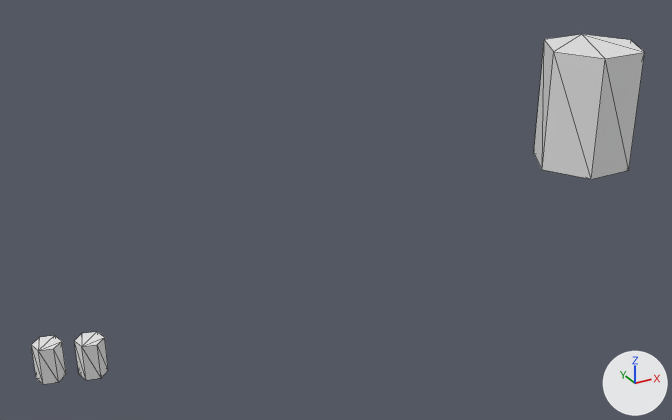
An edit to the glTF model art/roblox/kit/M066/meshes/CanvasShelter_glow_m066_glow.glb, drawn before and after from the same camera.
One viewpoint serves both versions: a camera (50 mm lens) standing at (-4.42, -9.61, 5.16) and looking at (0.76, -0.19, 0.45). Every picture has the same lights, and +X, +Y and +Z are marked at lower right. The first picture is the older version. Mesh edges are drawn as thin lines. Vertices at exactly the same position are counted once.

Objects in the first picture: 'CanvasShelter_glow_m066_glow'.
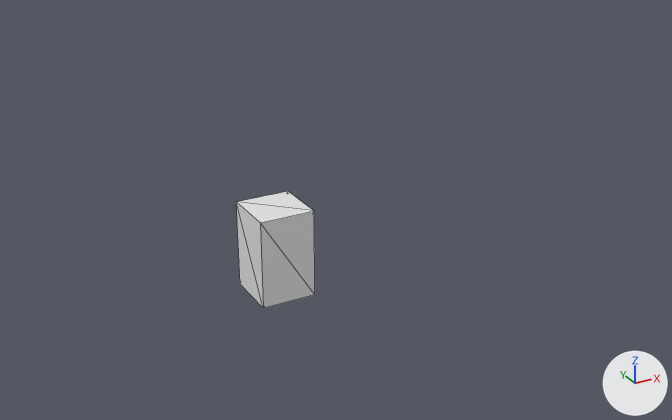
The change, as JSON lines over the scene's bpy script:
```json
{"block": "me_canvasshelter_glow_m066_glow", "where": "# used by ob_canvasshelter_glow_m066_glow; location = (0.0, 0.0, 0.0)"}
{"op": "remove", "block": "me_canvasshelter_glow_m066_glow", "code": "me_canvasshelter_glow_m066_glow.from_pydata(...)  # 36 vertices, 60 faces; spans x -2.63..2.63, y -3.35..3.35, z -2.96..2.96"}
{"op": "add", "block": "me_canvasshelter_glow_m066_glow", "code": "me_canvasshelter_glow_m066_glow.from_pydata(...)  # 8 vertices, 12 faces; spans x -0.36..0.36, y -0.36..0.36, z -0.58..0.58"}
{"block": "me_canvasshelter_glow_m066_glow", "change": "me_canvasshelter_glow_m066_glow part 1: a new loose piece, a box spanning x -0.36..0.36, y -0.36..0.36, z -0.58..0.58"}
{"block": "me_canvasshelter_glow_m066_glow", "change": "me_canvasshelter_glow_m066_glow part 2: the loose piece of 12 vertices spanning x 1.63..2.63, y -3.35..-2.48, z 1.75..2.96 is deleted"}
{"block": "me_canvasshelter_glow_m066_glow", "change": "me_canvasshelter_glow_m066_glow part 3: the loose piece of 12 vertices spanning x -2.03..-1.6, y 2.72..3.15, z -2.96..-2.36 is deleted"}
{"block": "me_canvasshelter_glow_m066_glow", "change": "me_canvasshelter_glow_m066_glow part 4: the loose piece of 12 vertices spanning x -2.63..-2.2, y 2.92..3.35, z -2.96..-2.36 is deleted"}
```

Changed parts and their boxes (x1, y1, x2, y2) in the pictures (672 x 420 px):
```json
{"object": "CanvasShelter_glow_m066_glow", "change": "reshaped", "before": [31, 34, 645, 384], "after": [236, 191, 315, 308], "on screen": "87% narrower, 66% shorter"}
{"part": 1, "of": "me_canvasshelter_glow_m066_glow", "change": "added", "after": [236, 191, 315, 308]}
{"part": 2, "of": "me_canvasshelter_glow_m066_glow", "change": "deleted", "before": [534, 34, 645, 179]}
{"part": 3, "of": "me_canvasshelter_glow_m066_glow", "change": "deleted", "before": [74, 332, 108, 380]}
{"part": 4, "of": "me_canvasshelter_glow_m066_glow", "change": "deleted", "before": [31, 335, 66, 384]}
```
